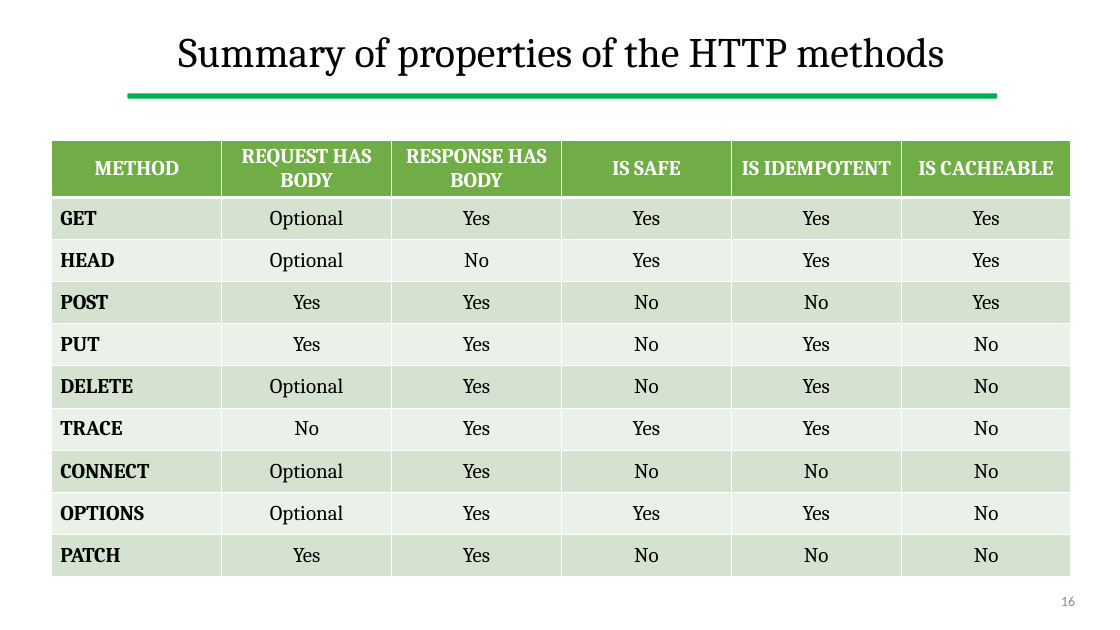
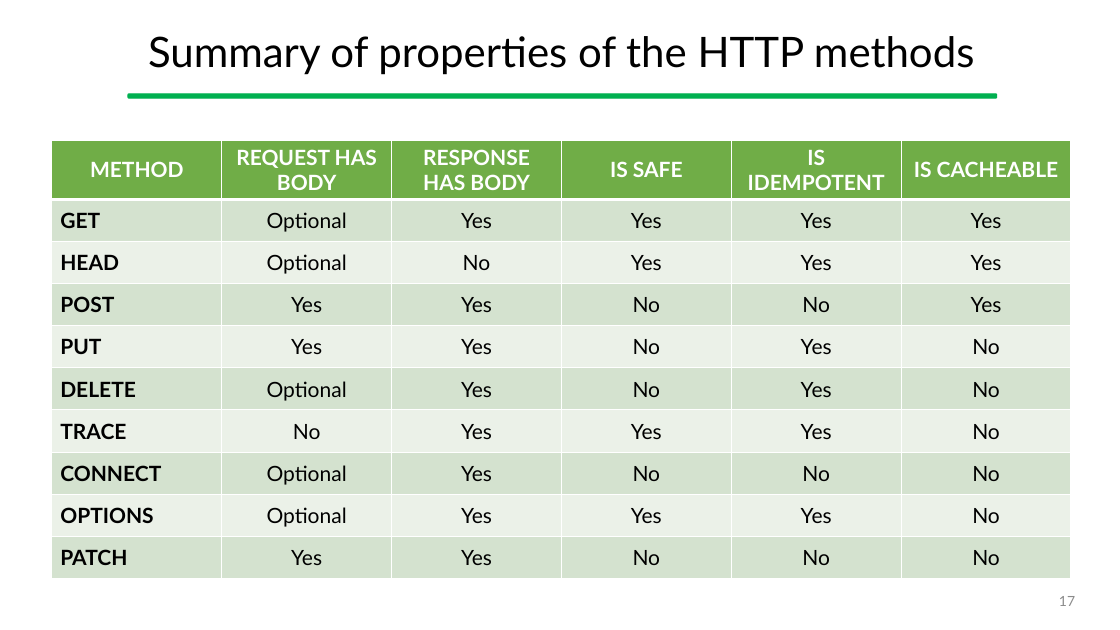
Before and after one commit to gcappon/bwthw, a slide deck: slide 17 of theory_05-http/theory_05-http.pptx (slide 16 before the commit). Drawn at 1120x630 pixels with LibreOffice and Linux fonts; fonts in the diff are those of the drawing. Boxes give left, top, right and bottom in pixels: in the first picture for what was removed or moved away, otherwise in the second. Text is boxed around its words. In the diff, an @@ line names an element or a change of style, - is before the commit and + after.

```diff
--- a/theory_05-http/theory_05-http.pptx
+++ b/theory_05-http/theory_05-http.pptx
@@ title "Summary of properties of the ..." at bbox=[148, 36, 974, 75]: font Cambria to Lato @@
@@ table at bbox=[52, 140, 1070, 579] @@
@@ font Cambria to Lato @@
@@ page number at bbox=[1059, 596, 1075, 606]: text changed; font Calibri to Lato @@
-16
+17
```
Also in this commit, not shown: 34 other slides changed, 2 slides added, 3 slides removed, 3 other files.
